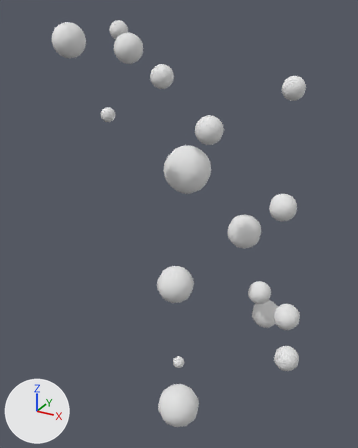
A saved change to the OBJ model cw 6/models/bubbles.obj.
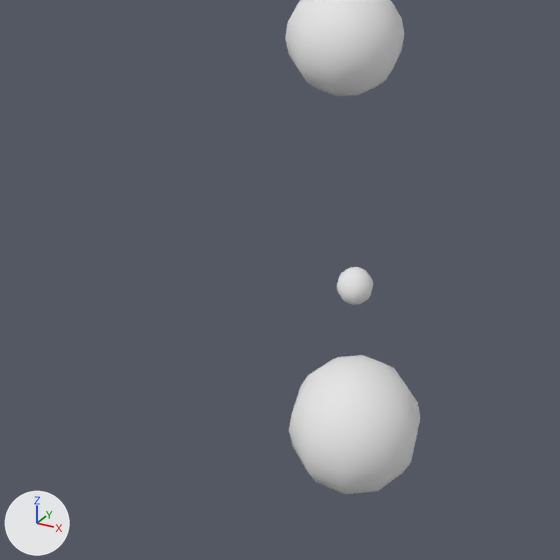
Old and new are each drawn whole from a 50 mm lens placed at (27.9, -107.5, 108.8), pointed at (-22.0, -16.7, 63.4) and again close up on the part from 19% to 68% of the width and 61% to 100% of the height. The lights are fixed; the arrows at lower left show +X, +Y and +Z. Where no turn or scale is listed for an object, it has been applied to the vertices.

In view in the first close-up: '000_Sphere_1', '001_Sphere', '002_Merged_Objects'.
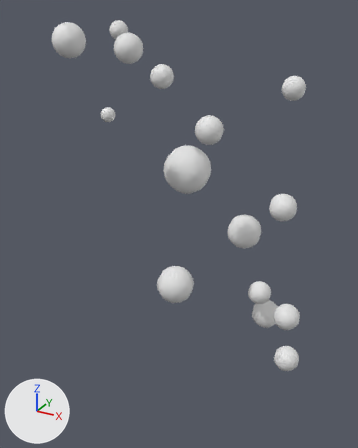
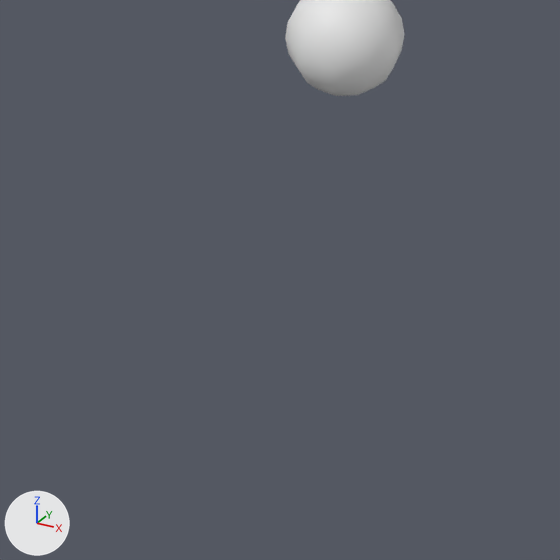
Pixel boxes (x1, y1, x2, y2) of what changed, in the close-ups (560 x 560 px):
```json
{"object": "001_Sphere", "change": "deleted", "before": [289, 355, 420, 494]}
{"object": "000_Sphere_1", "change": "deleted", "before": [337, 267, 373, 305]}
```

Scene script edits in JSON lines:
```json
{"op": "remove", "block": "ob_000_sphere_1", "code": ["ob_000_sphere_1 = bpy.data.objects.new('000_Sphere_1', me_000_sphere_1)", "ob_000_sphere_1.location = (0.0, 0.0, 0.0)"]}
{"op": "remove", "block": "ob_001_sphere", "code": ["ob_001_sphere = bpy.data.objects.new('001_Sphere', me_001_sphere)", "ob_001_sphere.location = (0.0, 0.0, 0.0)"]}
```
